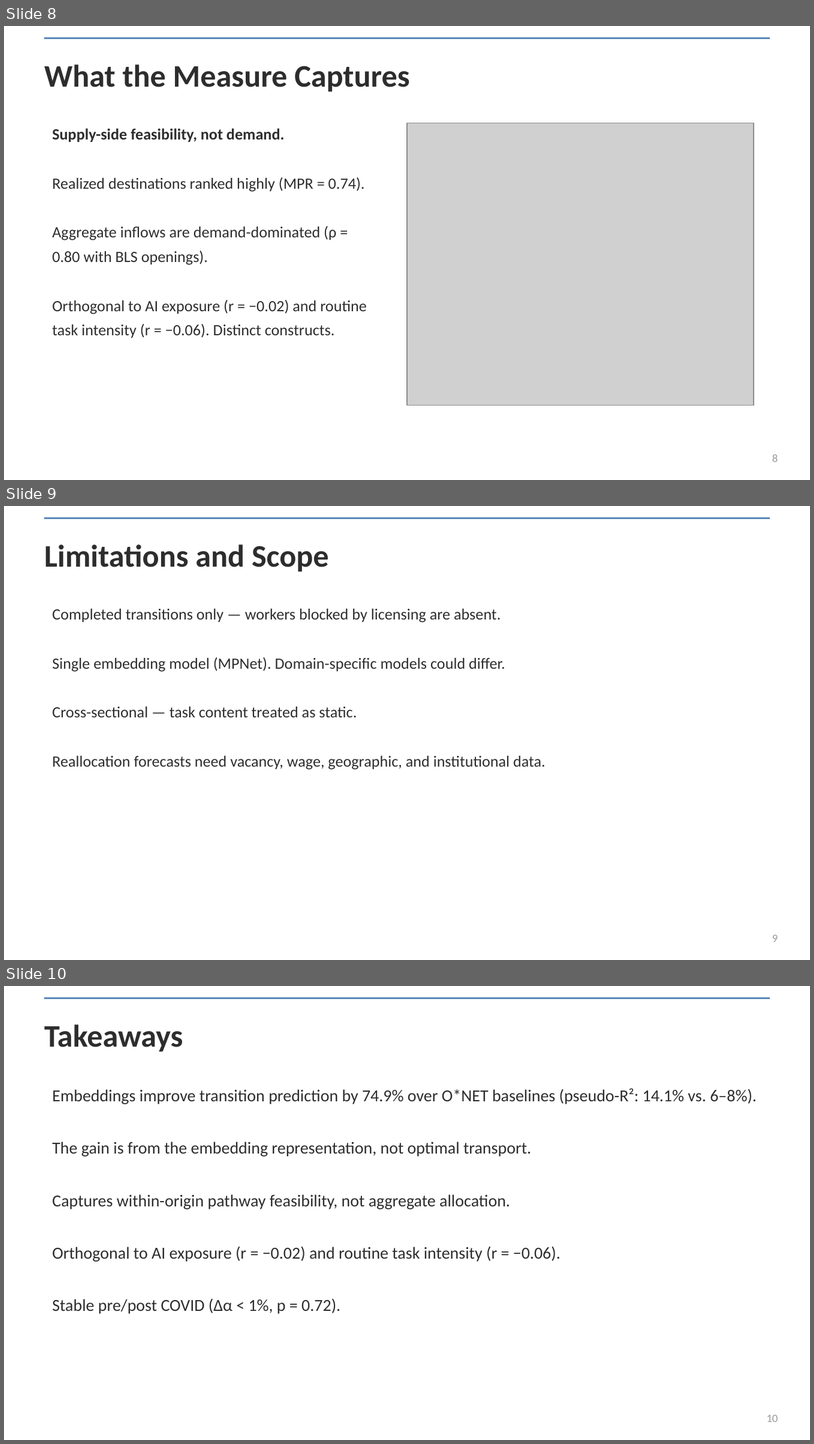
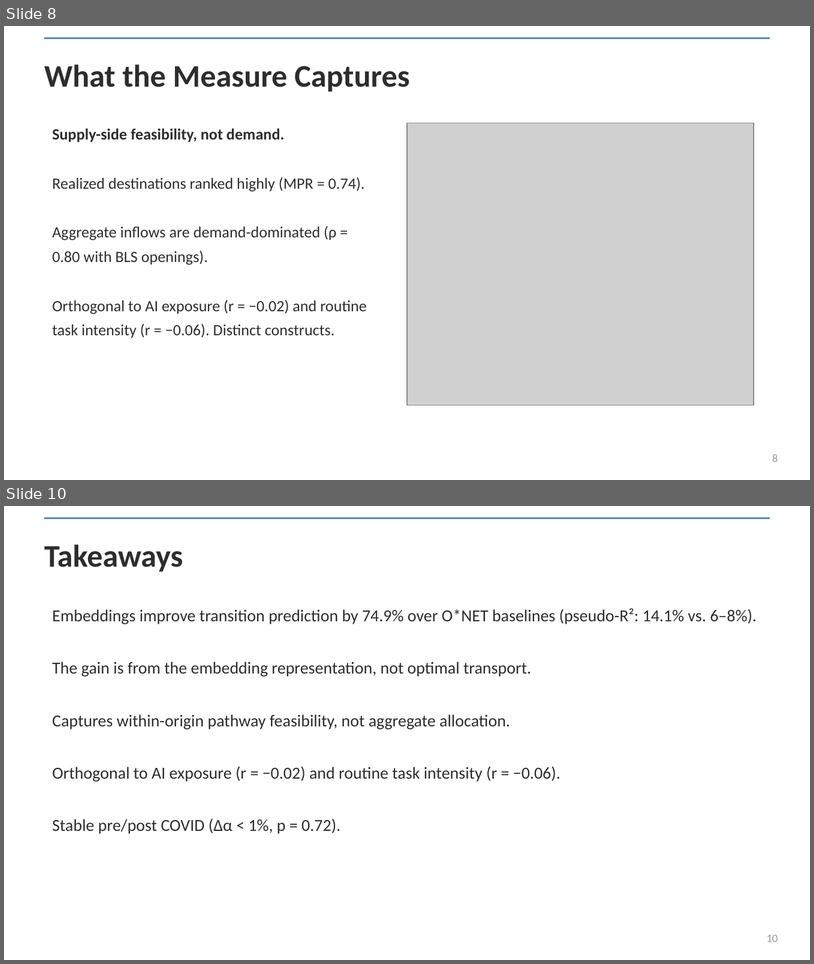
Before and after one commit to spencer2718/task-space-model, a slide deck: writing/presentation/task_embeddings_deck.pptx. Shown one above the other, each under a label of ours: slides 8, 9 and 10 before the commit, slides 8 and 10 after it; the slides between them are not shown. The pictures are 814x1444 and 814x964 pixels, drawn with LibreOffice and Linux fonts; fonts in the diff are those of the drawing; grey boxes stand for pictures. Boxes give left, top, right and bottom in pixels: in the first picture for what was removed or moved away, otherwise in the second. Text is boxed around its words. In the diff, an @@ line names an element or a change of style, - is before the commit and + after.

```diff
--- a/writing/presentation/task_embeddings_deck.pptx
+++ b/writing/presentation/task_embeddings_deck.pptx
@@ slide 9 removed at box(4, 506, 810, 960), background #FFFFFF @@
@@ line removed from (44, 518) to (770, 518) @@
@@ text removed at box(44, 544, 329, 572) @@
-Limitations and Scope
@@ text removed at box(52, 609, 546, 769) @@
-Completed transitions only — workers blocked by licensing are absent.
-Single embedding model (MPNet). Domain-specific models could differ.
-Cross-sectional — task content treated as static.
-Reallocation forecasts need vacancy, wage, geographic, and institutional data.
@@ text removed at box(773, 934, 778, 942) @@
-9
```
Also in this commit, not shown: 1 slide added, 2 other files.
